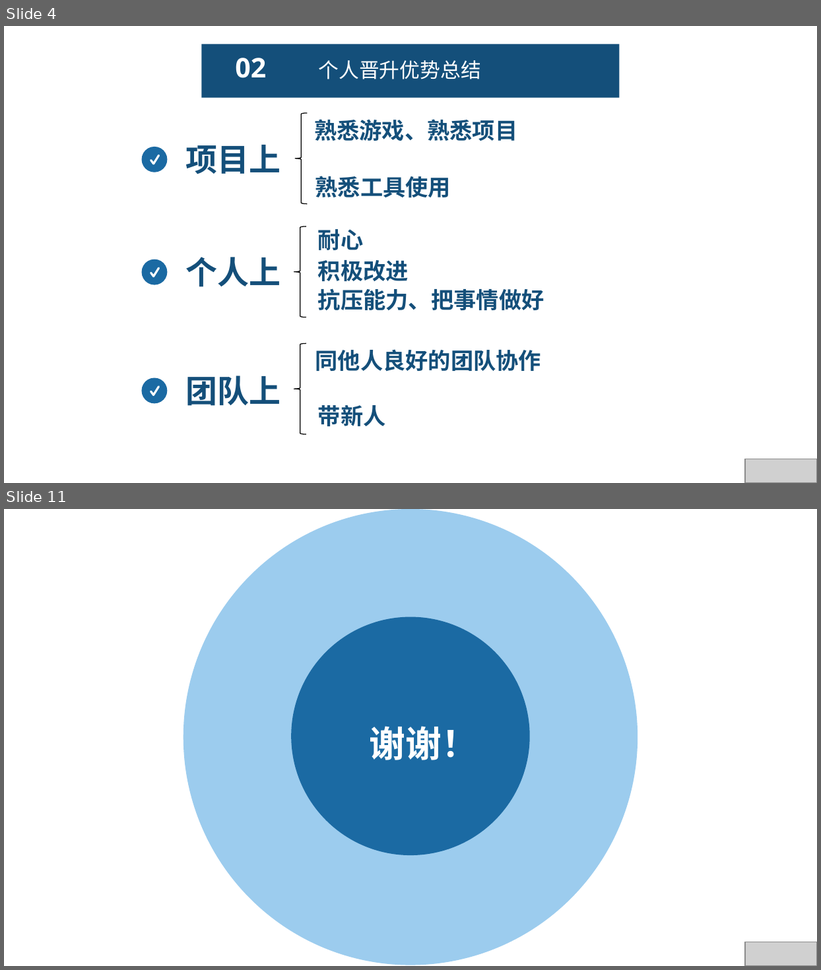
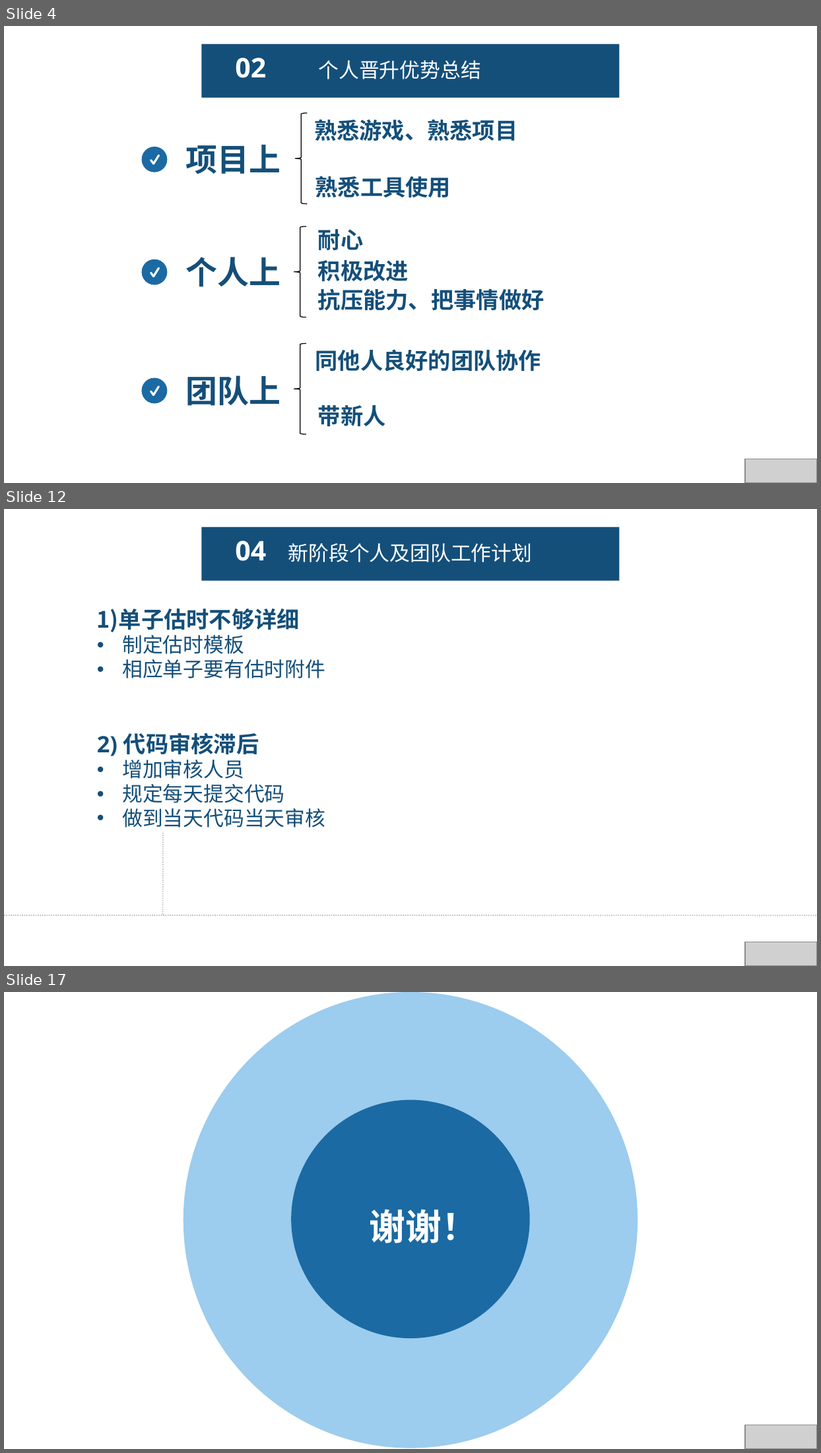
Before and after one commit to fengyuyu/world_rpg, a slide deck: 陈国锋-述职报告 .pptx. Shown one above the other, each under a label of ours: slides 4 and 11 before the commit, slides 4, 12 and 17 after it; the slides between them are not shown. The pictures are 821x970 and 821x1453 pixels, drawn with LibreOffice and Linux fonts; fonts in the diff are those of the drawing; grey boxes stand for pictures. Boxes give left, top, right and bottom in pixels: in the first picture for what was removed or moved away, otherwise in the second. Text is boxed around its words. In the diff, an @@ line names an element or a change of style, - is before the commit and + after.

```diff
--- a/陈国锋-述职报告 .pptx
+++ b/陈国锋-述职报告 .pptx
@@ slide 12 added at (4,509,817,966), background #FFFFFF @@
@@ rectangle added at (201,527,620,580), fill #144F7A @@
@@ text added at (235,541,266,561), 24 pt, text #FFFFFF, bold @@
+04
@@ text added at (288,543,533,562), 18 pt, text #FFFFFF @@
+新阶段个人及团队工作计划
@@ text added at (97,609,325,828), 18 pt, text #144F7A @@
+1) 单子估时不够详细
+• 制定估时模板
+• 相应单子要有估时附件
+2) 代码审核滞后
+• 增加审核人员
+• 规定每天提交代码
+• 做到当天代码当天审核
@@ line added from (162, 832) to (162, 916), #BFBFBF 1 pt dashed @@
@@ line added from (4, 916) to (817, 916), #BFBFBF 1 pt dashed @@
@@ text added at (280,915,320,916), 18 pt, text #FFFFFF @@
+70%
@@ picture added at (745,943,817,966) @@
@@ what was slide 11 is now slide 17 @@
```
Also in this commit, not shown: 4 slides changed, 5 other slides added, 1 other file.
